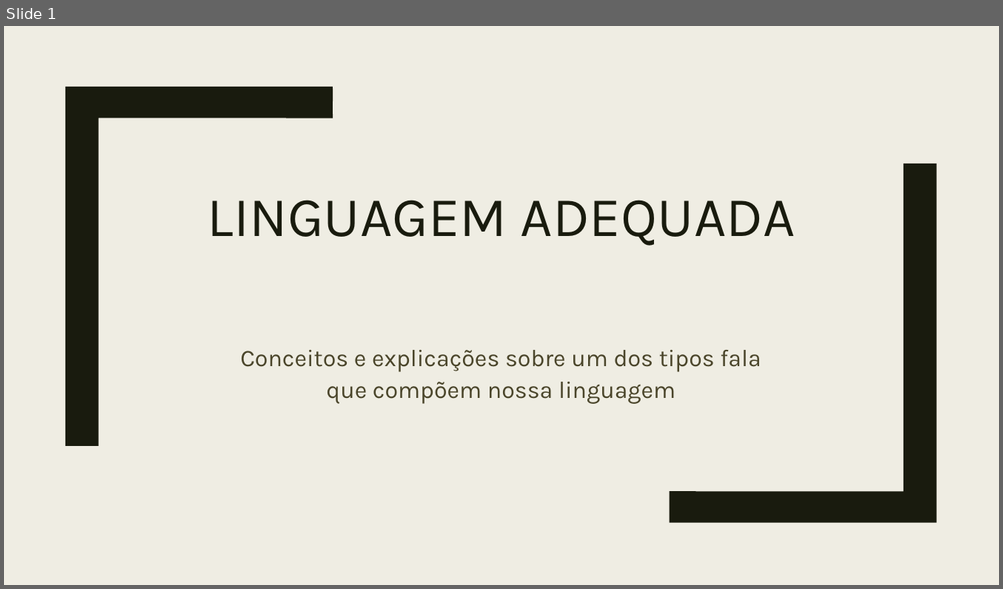
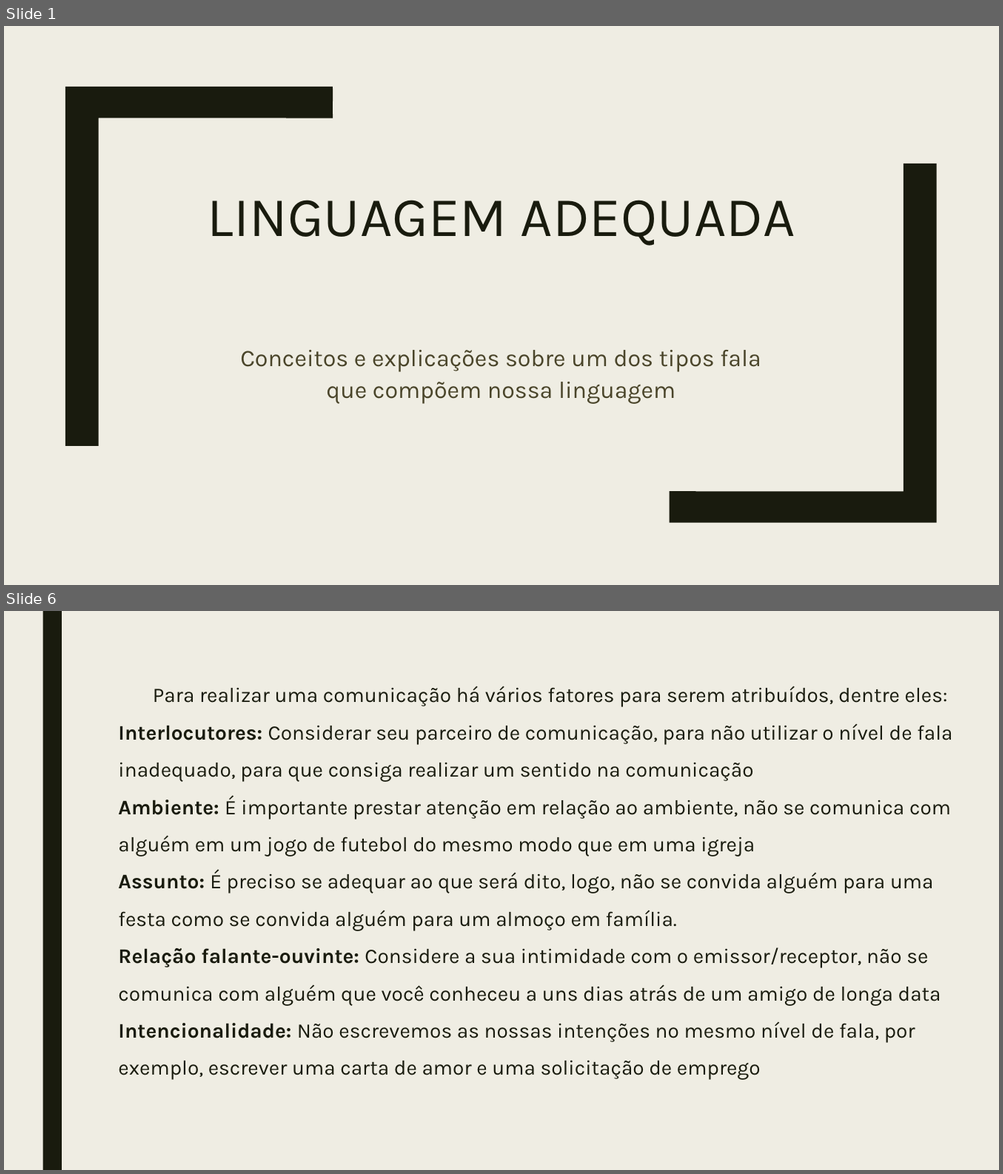
Before and after one commit to bellimatheus/Linguagem, a slide deck: Comunicação/Linguagem adequada.pptx. Shown one above the other, each under a label of ours: slide 1 before the commit, slides 1 and 6 after it; the slides between them are not shown. The pictures are 1003x589 and 1003x1174 pixels, drawn with LibreOffice and Linux fonts; fonts in the diff are those of the drawing. Boxes give left, top, right and bottom in pixels: in the first picture for what was removed or moved away, otherwise in the second. Text is boxed around its words. In the diff, an @@ line names an element or a change of style, - is before the commit and + after.

```diff
--- a/Comunicação/Linguagem adequada.pptx
+++ b/Comunicação/Linguagem adequada.pptx
@@ slide 6 added at box(4, 611, 999, 1170), background #EFEDE3 @@
@@ rectangle added at box(42, 611, 62, 1170), fill #191B0E @@
@@ title added at box(118, 686, 952, 1080), 20 pt, text #191B0E @@
+Para realizar uma comunicação há vários fatores para serem atribuídos, dentre eles:
+Interlocutores: Considerar seu parceiro de comunicação, para não utilizar o nível de fala inadequado, para que consiga realizar um sentido na comunicação
+Ambiente: É importante prestar atenção em relação ao ambiente, não se comunica com alguém em um jogo de futebol do mesmo modo que em uma igreja
+Assunto: É preciso se adequar ao que será dito, logo, não se convida alguém para uma festa como se convida alguém para um almoço em família.
+Relação falante-ouvinte: Considere a sua intimidade com o emissor/receptor, não se comunica com alguém que você conheceu a uns dias atrás de um amigo de longa data
+Intencionalidade: Não escrevemos as nossas intenções no mesmo nível de fala, por exemplo, escrever uma carta de amor e uma solicitação de emprego
```
Also in this commit, not shown: 1 slide changed, 6 other slides added, 1 slide removed.
